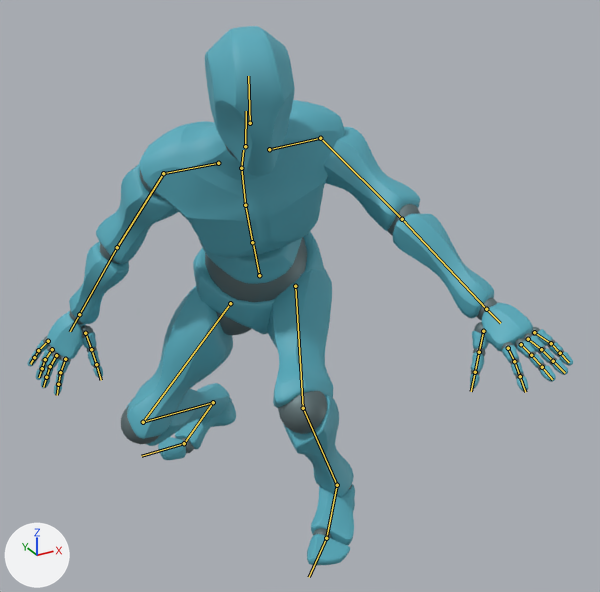
An edit to the glTF model assets/models/character_default.glb, drawn before and after from the same camera.
Both versions are drawn from a camera (50 mm lens) standing at (-0.929, -1.881, 1.515) and looking at (-0.044, -0.273, 0.71). The lights are fixed; the arrows at lower left show +X, +Y and +Z. Both versions are drawn at frame 5 of the action 'fall_land'; the numbers are the values there. The bones that bend it are drawn over the model as lines.

Names of what the first picture shows: 'alpha_joints', 'alpha_surface'.
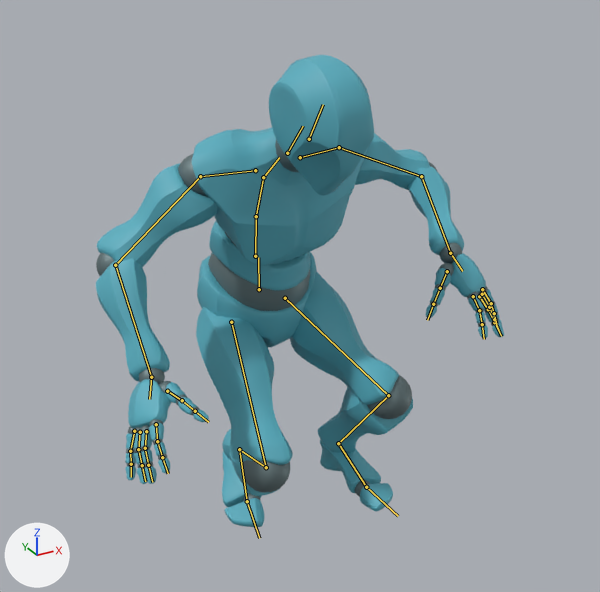
The change, as a list of edits to the scene's bpy script:
```text
Change bone_mixamorig_hips:
    where bone_mixamorig_hips = bpy.data.objects['default_rig'].pose.bones['mixamorig:Hips']
    bone_mixamorig_hips.location: (-0.034, -0.324, 0.03) -> (-0.039, -0.361, 0.036)
    bone_mixamorig_hips.rotation_quaternion: (0.981, 0.1, -0.126, 0.106) -> (0.991, 0.079, 0.098, 0.043)  # degrees (10, -16, 11) -> degrees (10, 11, 6)
Change bone_mixamorig_spine1:
    where bone_mixamorig_spine1 = bpy.data.objects['default_rig'].pose.bones['mixamorig:Spine1']  # child of 'mixamorig:Spine'
    bone_mixamorig_spine1.rotation_quaternion: (0.99, 0.142, 0.01, -0.004) -> (0.986, 0.154, -0.064, 0.024)  # degrees (16, 1, 0) -> degrees (18, -8, 2)
Change bone_mixamorig_neck:
    where bone_mixamorig_neck = bpy.data.objects['default_rig'].pose.bones['mixamorig:Neck']  # child of 'mixamorig:Spine2'
    bone_mixamorig_neck.rotation_quaternion: (0.984, -0.176, -0.018, -0.031) -> (0.998, -0.061, 0.002, 0.002)  # degrees (-20, -3, -3) -> degrees (-7, 0, 0)
Change bone_mixamorig_head:
    where bone_mixamorig_head = bpy.data.objects['default_rig'].pose.bones['mixamorig:Head']  # child of 'mixamorig:Neck'
    bone_mixamorig_head.rotation_quaternion: (0.991, -0.118, -0.049, -0.006) -> (0.998, -0.062, -0.002, 0.002)  # degrees (-14, -6, 0) -> degrees (-7, 0, 0)
Change bone_mixamorig_leftarm:
    where bone_mixamorig_leftarm = bpy.data.objects['default_rig'].pose.bones['mixamorig:LeftArm']  # child of 'mixamorig:LeftShoulder'
    bone_mixamorig_leftarm.rotation_quaternion: (0.861, -0.029, -0.136, 0.489) -> (0.978, 0.07, -0.149, 0.128)  # degrees (-11, -12, 60) -> degrees (6, -18, 14)
Change bone_mixamorig_leftforearm:
    where bone_mixamorig_leftforearm = bpy.data.objects['default_rig'].pose.bones['mixamorig:LeftForeArm']  # child of 'mixamorig:LeftArm'
    bone_mixamorig_leftforearm.rotation_quaternion: (1.0, 0.0, 0.0, 0.023) -> (0.677, 0.0, 0.0, 0.736)  # degrees (0, 0, 3) -> degrees (0, 0, 95)
Change bone_mixamorig_lefthand:
    where bone_mixamorig_lefthand = bpy.data.objects['default_rig'].pose.bones['mixamorig:LeftHand']  # child of 'mixamorig:LeftForeArm'
    bone_mixamorig_lefthand.rotation_quaternion: (0.957, -0.224, 0.07, 0.168) -> (0.965, 0.021, -0.077, -0.245)  # degrees (-24, 12, 17) -> degrees (5, -8, -29)
Change bone_mixamorig_rightshoulder:
    where bone_mixamorig_rightshoulder = bpy.data.objects['default_rig'].pose.bones['mixamorig:RightShoulder']  # child of 'mixamorig:Spine2'
    bone_mixamorig_rightshoulder.rotation_quaternion: (0.992, 0.128, -0.009, -0.012) -> (0.999, 0.044, 0.003, 0.005)  # degrees (15, -1, -2) -> degrees (5, 0, 1)
Change bone_mixamorig_rightarm:
    where bone_mixamorig_rightarm = bpy.data.objects['default_rig'].pose.bones['mixamorig:RightArm']  # child of 'mixamorig:RightShoulder'
    bone_mixamorig_rightarm.rotation_quaternion: (0.931, 0.336, -0.033, -0.136) -> (0.946, 0.243, 0.149, -0.152)  # degrees (39, 2, -16) -> degrees (26, 21, -13)
Change bone_mixamorig_rightforearm:
    where bone_mixamorig_rightforearm = bpy.data.objects['default_rig'].pose.bones['mixamorig:RightForeArm']  # child of 'mixamorig:RightArm'
    bone_mixamorig_rightforearm.rotation_quaternion: (0.999, 0.0, 0.0, -0.022) -> (0.829, 0.0, 0.0, -0.556)  # degrees (0, 0, -2) -> degrees (0, 0, -68)
Change bone_mixamorig_righthand:
    where bone_mixamorig_righthand = bpy.data.objects['default_rig'].pose.bones['mixamorig:RightHand']  # child of 'mixamorig:RightForeArm'
    bone_mixamorig_righthand.rotation_quaternion: (0.948, -0.26, -0.028, -0.177) -> (0.955, -0.19, 0.208, 0.079)  # degrees (-29, -8, -19) -> degrees (-21, 25, 5)
Change bone_mixamorig_leftupleg:
    where bone_mixamorig_leftupleg = bpy.data.objects['default_rig'].pose.bones['mixamorig:LeftUpLeg']  # child of 'mixamorig:Hips'
    bone_mixamorig_leftupleg.rotation_quaternion: (0.739, 0.659, 0.129, -0.039) -> (0.788, 0.612, 0.03, 0.06)  # degrees (84, 14, 7) -> degrees (76, -2, 8)
Change bone_mixamorig_leftleg:
    where bone_mixamorig_leftleg = bpy.data.objects['default_rig'].pose.bones['mixamorig:LeftLeg']  # child of 'mixamorig:LeftUpLeg'
    bone_mixamorig_leftleg.rotation_quaternion: (0.696, -0.718, -0.004, 0.004) -> (0.618, -0.786, -0.005, 0.003)  # degrees (-92, 0, 1) -> degrees (-104, 0, 1)
Change bone_mixamorig_leftfoot:
    where bone_mixamorig_leftfoot = bpy.data.objects['default_rig'].pose.bones['mixamorig:LeftFoot']  # child of 'mixamorig:LeftLeg'
    bone_mixamorig_leftfoot.rotation_quaternion: (0.961, 0.235, -0.03, -0.146) -> (0.935, 0.33, -0.045, -0.119)  # degrees (27, 1, -17) -> degrees (39, 0, -15)
Change bone_mixamorig_rightupleg:
    where bone_mixamorig_rightupleg = bpy.data.objects['default_rig'].pose.bones['mixamorig:RightUpLeg']  # child of 'mixamorig:Hips'
    bone_mixamorig_rightupleg.rotation_quaternion: (0.824, 0.298, 0.34, -0.339) -> (0.83, 0.516, 0.182, -0.1)  # degrees (24, 50, -34) -> degrees (64, 24, 1)
Change bone_mixamorig_rightleg:
    where bone_mixamorig_rightleg = bpy.data.objects['default_rig'].pose.bones['mixamorig:RightLeg']  # child of 'mixamorig:RightUpLeg'
    bone_mixamorig_rightleg.rotation_quaternion: (0.665, -0.746, 0.005, -0.004) -> (0.549, -0.835, 0.005, -0.003)  # degrees (-97, 0, -1) -> degrees (-113, 0, -1)
Change bone_mixamorig_rightfoot:
    where bone_mixamorig_rightfoot = bpy.data.objects['default_rig'].pose.bones['mixamorig:RightFoot']  # child of 'mixamorig:RightLeg'
    bone_mixamorig_rightfoot.rotation_quaternion: (0.881, 0.413, 0.183, 0.141) -> (0.899, 0.435, 0.016, -0.045)  # degrees (53, 12, 24) -> degrees (52, 4, -4)
Change bone_mixamorig_righttoebase:
    where bone_mixamorig_righttoebase = bpy.data.objects['default_rig'].pose.bones['mixamorig:RightToeBase']  # child of 'mixamorig:RightFoot'
    bone_mixamorig_righttoebase.rotation_quaternion: (0.981, 0.188, 0.002, -0.032) -> (0.997, 0.07, -0.001, 0.005)  # degrees (22, 1, -4) -> degrees (8, 0, 1)
```

Boxes (x1, y1, x2, y2) around the edits, measured in the pictures (600 x 592 px):
'alpha_surface', posed (25% narrower, 12% shorter)
    before: (28, 26, 573, 565)
    after: (96, 55, 504, 527)
'alpha_joints', posed (24% narrower, 8% shorter)
    before: (31, 145, 564, 538)
    after: (96, 140, 499, 501)
bone 'mixamorig:Hips', root to tip
    before: (259, 275) to (253, 245)
    after: (259, 289) to (258, 257)
bone 'mixamorig:Spine1', root to tip
    before: (245, 205) to (241, 168)
    after: (256, 216) to (263, 177)
bone 'mixamorig:Neck', root to tip
    before: (245, 146) to (246, 111)
    after: (287, 153) to (303, 126)
bone 'mixamorig:Head', root to tip
    before: (250, 123) to (248, 76)
    after: (309, 139) to (323, 104)
bone 'mixamorig:LeftArm', root to tip
    before: (320, 138) to (402, 219)
    after: (339, 147) to (421, 176)
bone 'mixamorig:LeftForeArm', root to tip
    before: (402, 219) to (486, 309)
    after: (421, 176) to (450, 253)
bone 'mixamorig:LeftHand', root to tip
    before: (486, 309) to (500, 323)
    after: (450, 253) to (462, 271)
bone 'mixamorig:RightShoulder', root to tip
    before: (218, 163) to (163, 173)
    after: (255, 170) to (200, 176)
bone 'mixamorig:RightArm', root to tip
    before: (163, 173) to (117, 247)
    after: (200, 176) to (115, 265)
bone 'mixamorig:RightForeArm', root to tip
    before: (117, 247) to (79, 314)
    after: (115, 265) to (151, 377)
bone 'mixamorig:RightHand', root to tip
    before: (79, 314) to (70, 331)
    after: (151, 377) to (149, 399)
bone 'mixamorig:LeftUpLeg', root to tip
    before: (295, 286) to (303, 408)
    after: (285, 298) to (388, 395)
bone 'mixamorig:LeftLeg', root to tip
    before: (303, 408) to (337, 485)
    after: (388, 395) to (338, 443)
bone 'mixamorig:LeftFoot', root to tip
    before: (337, 485) to (326, 538)
    after: (338, 443) to (366, 487)
bone 'mixamorig:RightUpLeg', root to tip
    before: (230, 303) to (143, 422)
    after: (231, 322) to (266, 467)
bone 'mixamorig:RightLeg', root to tip
    before: (143, 422) to (213, 402)
    after: (266, 467) to (239, 449)
bone 'mixamorig:RightFoot', root to tip
    before: (213, 402) to (184, 443)
    after: (239, 449) to (247, 501)
bone 'mixamorig:RightToeBase', root to tip
    before: (184, 443) to (141, 456)
    after: (247, 501) to (259, 538)
